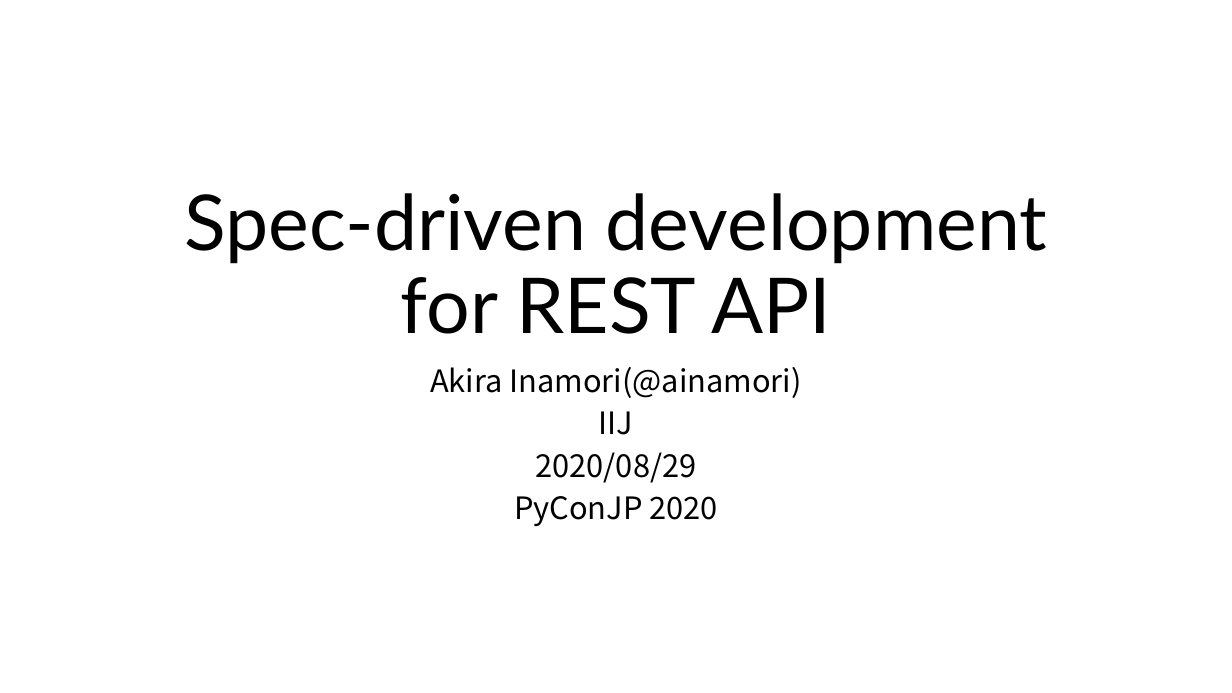
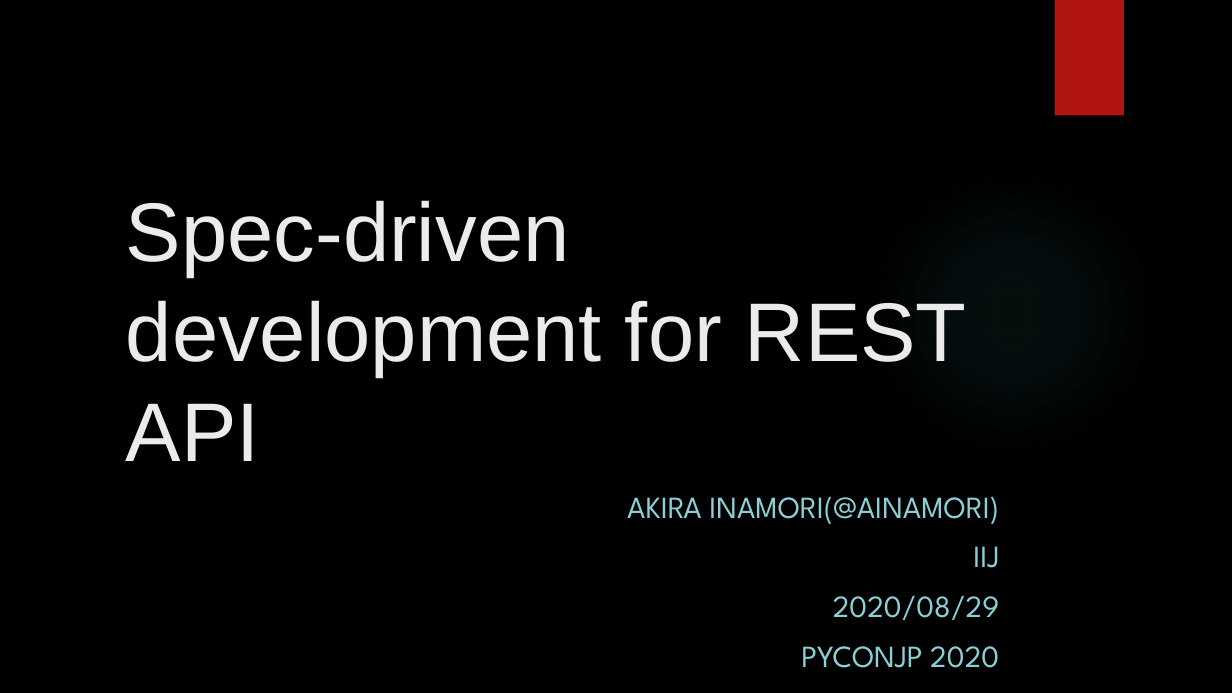
Before and after one commit to ainamori/pyconjp, a slide deck: slide 1 of Spec-driven development for REST API.pptx. Drawn at 1232x693 pixels with LibreOffice and Linux fonts; fonts in the diff are those of the drawing; background and template pictures are left out. Boxes give left, top, right and bottom in pixels: in the first picture for what was removed or moved away, otherwise in the second. Text is boxed around its words. In the diff, an @@ line names an element or a change of style, - is before the commit and + after.

Commit message:
Update slide
Change background and some messages.

```diff
--- a/Spec-driven development for REST API.pptx
+++ b/Spec-driven development for REST API.pptx
@@ background #FFFFFF to picture (left out) @@
@@ rectangle added at (x1=1055, y1=0, x2=1124, y2=116), fill #B01513 @@
@@ title "Spec-driven development for REST API" moved from (x1=185, y1=193, x2=1047, y2=334) to (x1=126, y1=200, x2=967, y2=461) @@
@@ title "Spec-driven development for REST API" at (x1=126, y1=200, x2=967, y2=461): size 60 to 64.8 pt, font Lato to Arial, text colour #000000 to #EBEBEB; alignment centre to left; line spacing 0.9 to 1 @@
@@ ellipse added at (x1=870, y1=169, x2=1154, y2=454), fill gradient #50B9C1 @@
@@ subtitle "AKIRA INAMORI(@AINAMORI)" moved from (x1=430, y1=367, x2=802, y2=526) to (x1=627, y1=496, x2=999, y2=668) @@
@@ subtitle at (x1=627, y1=496, x2=999, y2=524): text changed; font Noto Sans CJK JP to League Spartan; text colour #000000 to #8AD0D6 @@
-Akira Inamori(@ainamori)
+AKIRA INAMORI(@AINAMORI)
@@ subtitle at (x1=833, y1=546, x2=999, y2=620): font Noto Sans CJK JP to League Spartan, text colour #000000 to #8AD0D6 in "IIJ", "2020/08/29"; alignment centre to right; line spacing 0.8 to 1 @@
@@ subtitle at (x1=801, y1=646, x2=999, y2=668): text changed; font Noto Sans CJK JP to League Spartan; text colour #000000 to #8AD0D6 @@
-PyConJP 2020
+PYCONJP 2020
```
Also in this commit, not shown: 9 other slides changed, 1 slide added.
